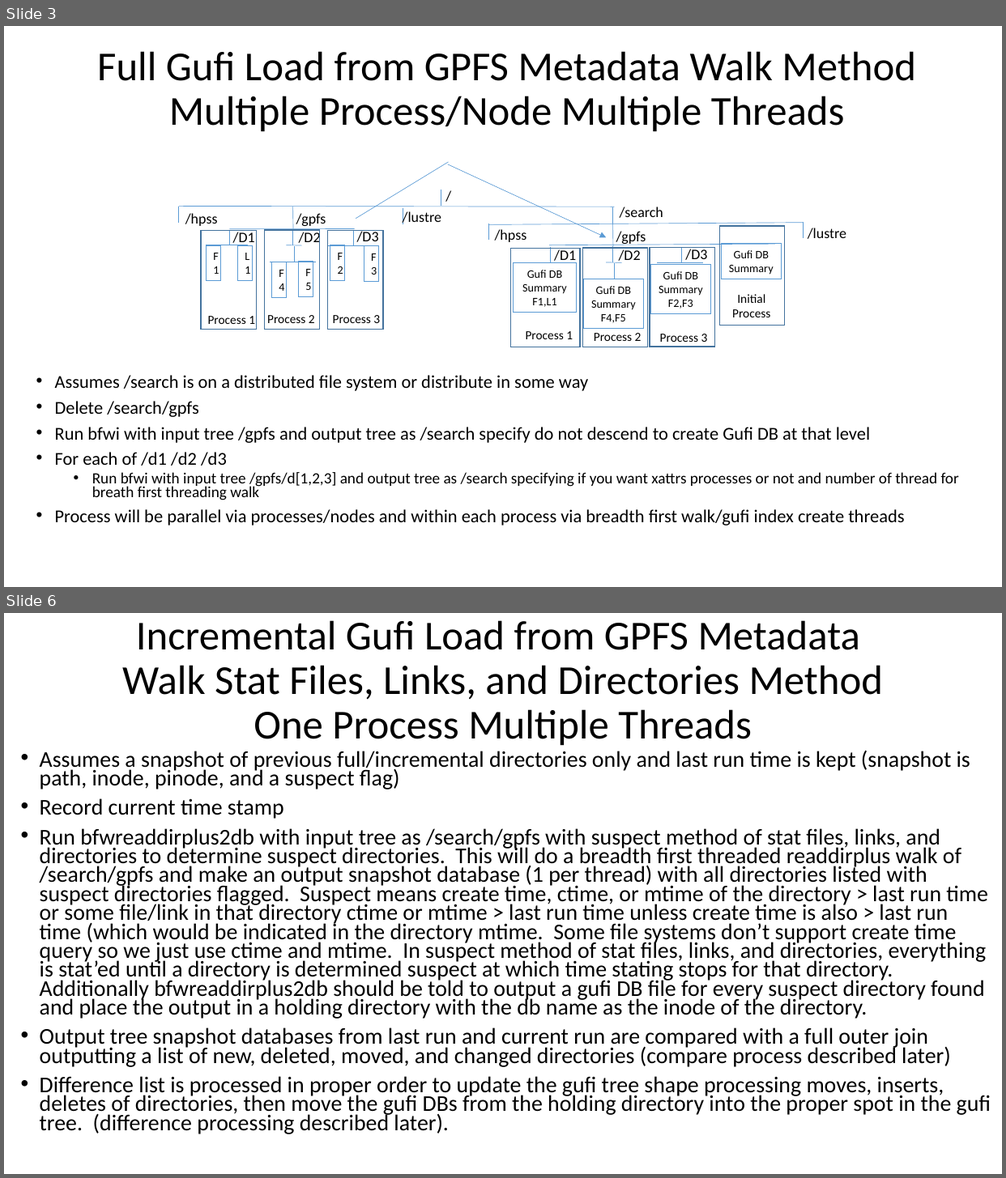
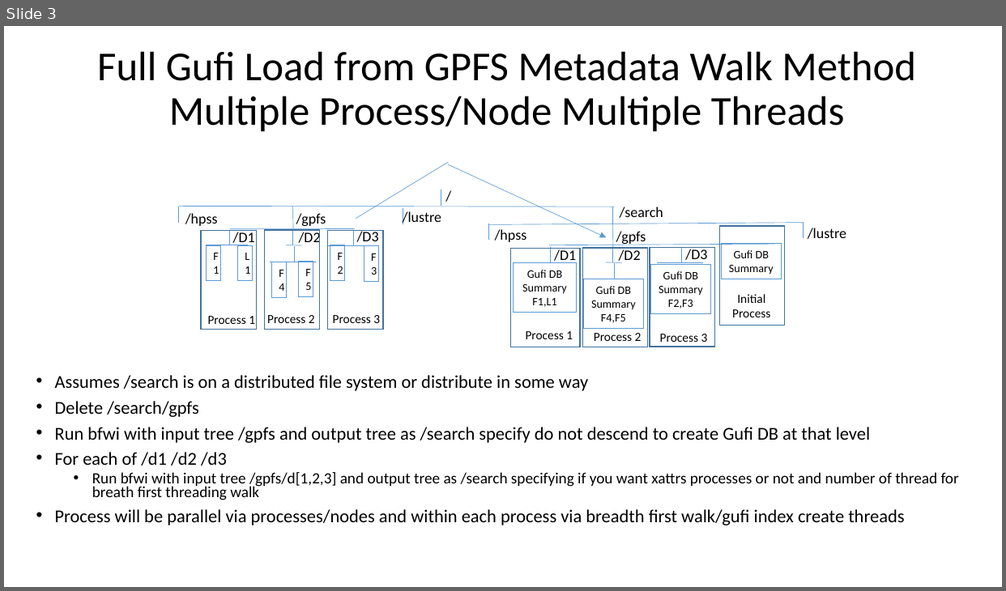
Before and after one commit to mar-file-system/GUFI, a slide deck: docs/GPFStoGUFI.pptx. Shown one above the other, each under a label of ours: slides 3 and 6 before the commit, slide 3 after it; the slides between them are not shown. The pictures are 1006x1178 and 1006x591 pixels, drawn with LibreOffice and Linux fonts; fonts in the diff are those of the drawing. Boxes give left, top, right and bottom in pixels: in the first picture for what was removed or moved away, otherwise in the second. Text is boxed around its words. In the diff, an @@ line names an element or a change of style, - is before the commit and + after.

Commit message:
Gary updated the GPFStoGUFI slides, and provided GUFI-Master.v1  (email of 2018-12-24)
The updates include discussion of recent work on incremental GUFI updates.

```diff
--- a/docs/GPFStoGUFI.pptx
+++ b/docs/GPFStoGUFI.pptx
@@ slide 6 removed at [4,613,1002,1174], background #FFFFFF @@
@@ title removed at [122,620,884,746] @@
-Incremental Gufi Load from GPFS Metadata
-Walk Stat Files, Links, and Directories Method
-One Process Multiple Threads
@@ text removed at [40,751,991,1135] @@
-• Assumes a snapshot of previous full/incremental directories only and last run time is kept (snapshot is path, inode, pinode, and a suspect flag)
-• Record current time stamp
-• Run bfwreaddirplus2db with input tree as /search/gpfs with suspect method of stat files, links, and directories to determine suspect directories. This will do a breadth first threaded readdirplus walk of /search/gpfs and make an output snapshot database (1 per thread) with all directories listed with suspect directories flagged. Suspect means create time, ctime, or mtime of the directory > last run time or some file/link in that directory ctime or mtime > last run time unless create time is also > last run time (which would be indicated in the directory mtime. Some file systems don’t support create time query so we just use ctime and mtime. In suspect method of stat files, links, and directories, everything is stat’ed until a directory is determined suspect at which time stating stops for that directory. Additionally bfwreaddirplus2db should be told to output a gufi DB file for every suspect directory found and place the output in a holding directory with the db name as the inode of the directory.
-• Output tree snapshot databases from last run and current run are compared with a full outer join outputting a list of new, deleted, moved, and changed directories (compare process described later)
-• Difference list is processed in proper order to update the gufi tree shape processing moves, inserts, deletes of directories, then move the gufi DBs from the holding directory into the proper spot in the gufi tree. (difference processing described later).
```
Also in this commit, not shown: 2 slides added, 6 other slides removed, 1 other file.
